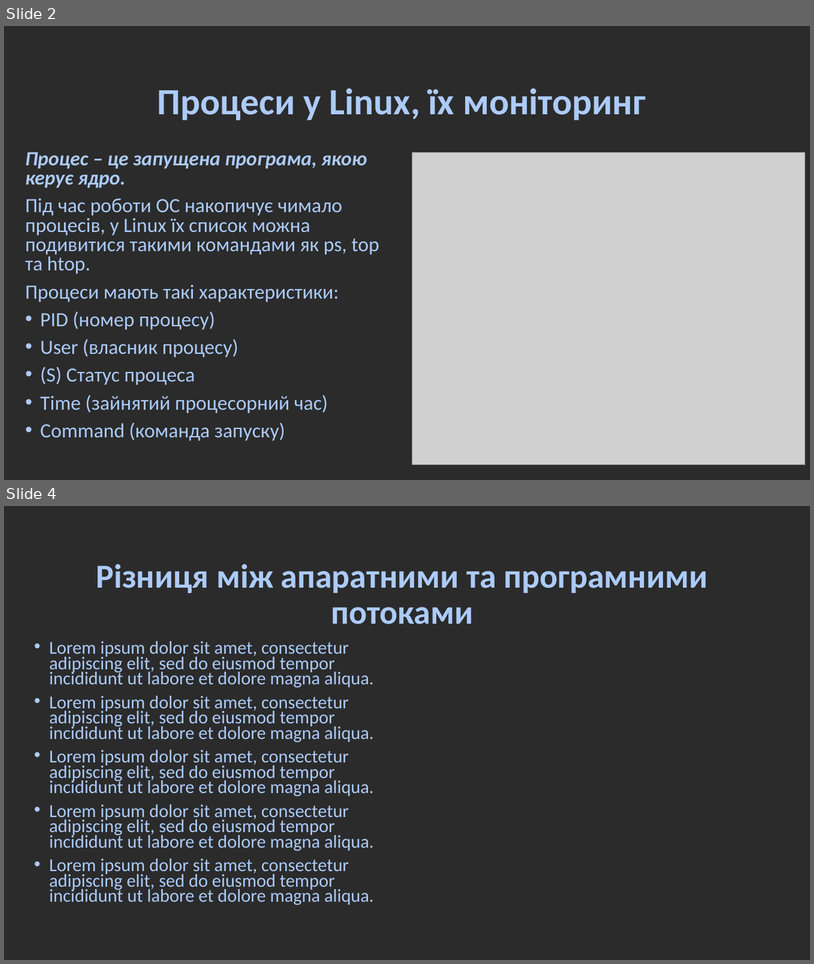
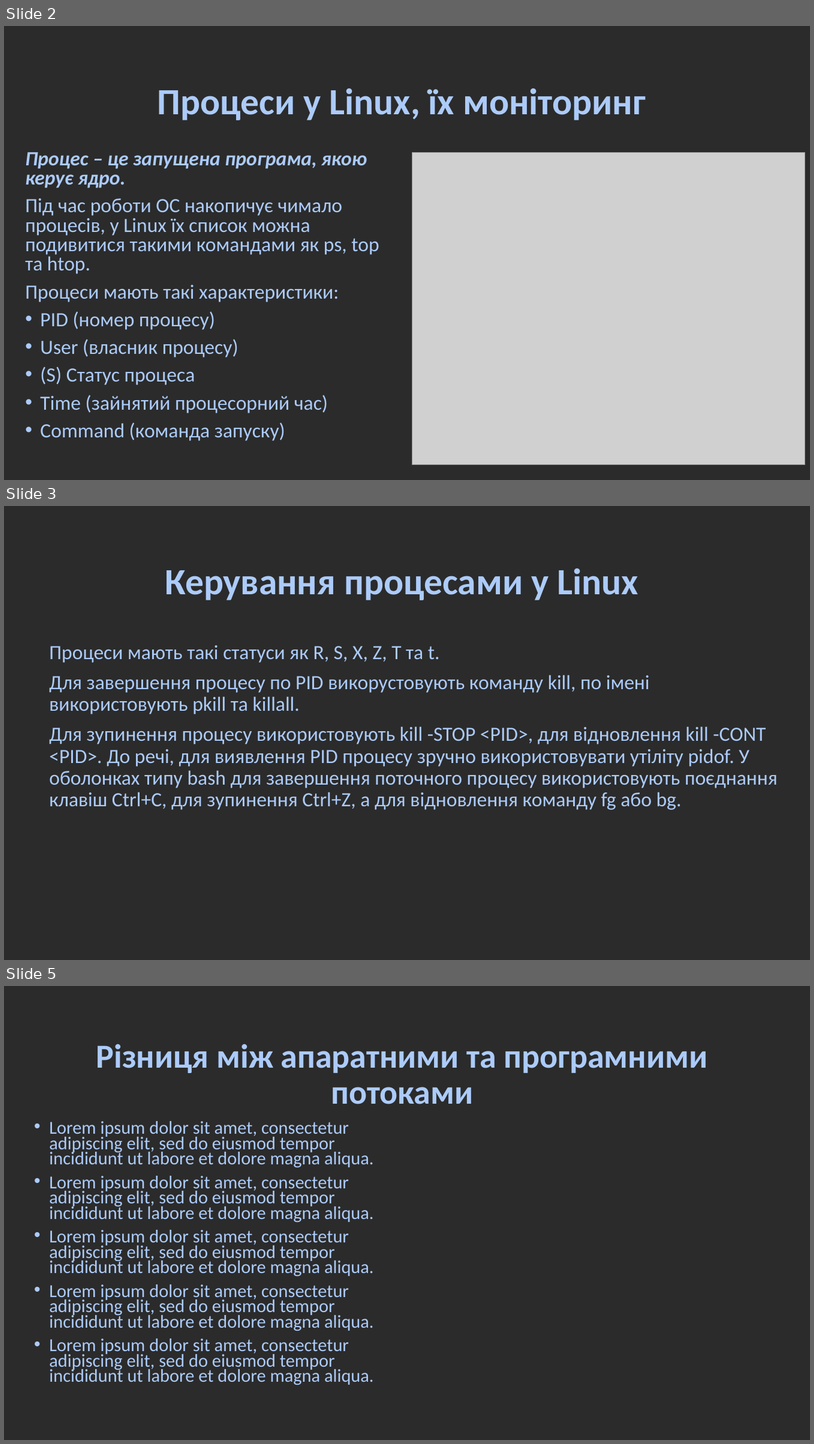
Before and after one commit to millennium02/SRS_L5, a slide deck: linux_ps&threads.odp. Shown one above the other, each under a label of ours: slides 2 and 4 before the commit, slides 2, 3 and 5 after it; the slides between them are not shown. The pictures are 814x964 and 814x1444 pixels, drawn with LibreOffice and Linux fonts; fonts in the diff are those of the drawing; grey boxes stand for pictures; background and template pictures are left out; a plain dark background stands for a picture behind light text. Boxes give left, top, right and bottom in pixels: in the first picture for what was removed or moved away, otherwise in the second. Text is boxed around its words. In the diff, an @@ line names an element or a change of style, - is before the commit and + after.

```diff
--- a/linux_ps&threads.odp
+++ b/linux_ps&threads.odp
@@ slide 3 added at (4, 506, 810, 960), background picture (left out) @@
@@ title added at (165, 568, 638, 600), 44 pt, text #ACCBF9, bold @@
+Керування процесами у Linux
@@ text added at (49, 645, 778, 810), 24 pt, text #ACCBF9 @@
+Процеси мають такі статуси як R, S, X, Z, T та t.
+Для завершення процесу по PID викорустовують команду kill, по імені використовують pkill та killall.
+Для зупинення процесу використовують kill -STOP <PID>, для відновлення kill -CONT <PID>. До речі, для виявлення PID процесу зручно використовувати утіліту pidof. У оболонках типу bash для завершення поточного процесу використовують поєднання клавіш Ctrl+C, для зупинення Ctrl+Z, а для відновлення команду fg або bg.
@@ what was slide 4 is now slide 5 @@
```
Also in this commit, not shown: 2 slides changed.
